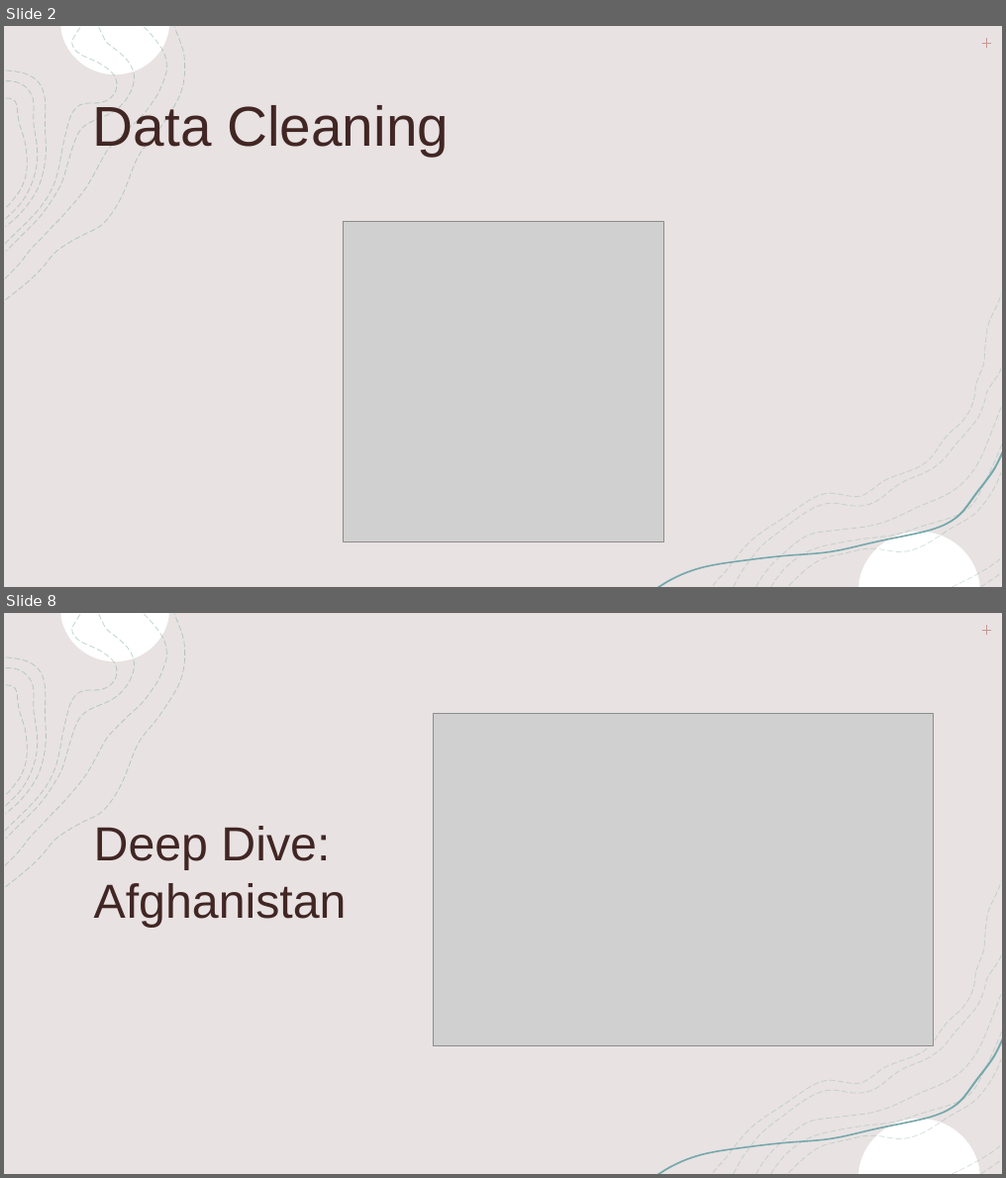
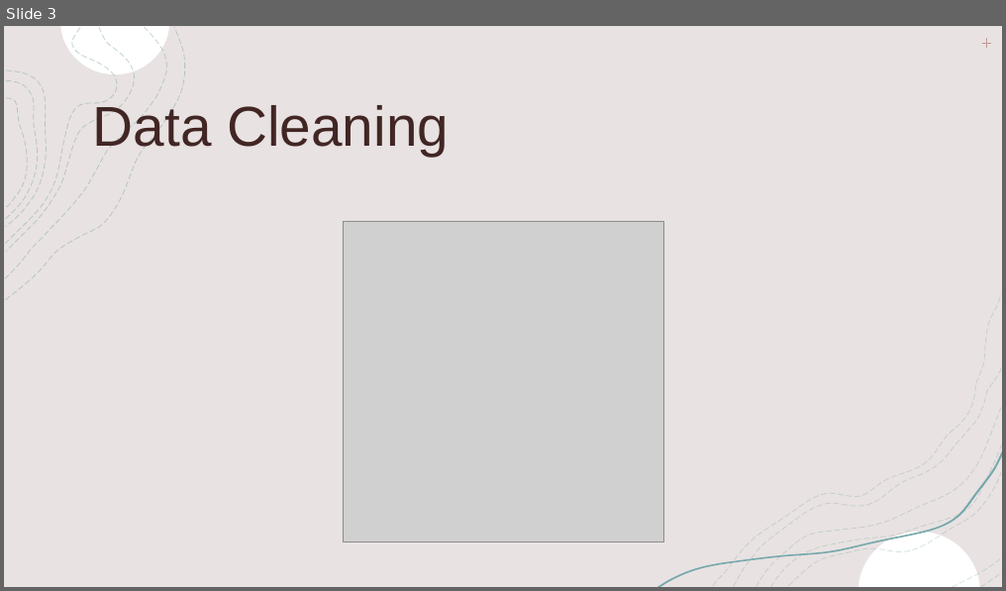
Before and after one commit to jaryan77/TeamTitans_Project_1, a slide deck: Life Expectancy Presentation.pptx. Shown one above the other, each under a label of ours: slides 2 and 8 before the commit, slide 3 after it; the slides between them are not shown. The pictures are 1006x1178 and 1006x591 pixels, drawn with LibreOffice and Linux fonts; fonts in the diff are those of the drawing; grey boxes stand for pictures. Boxes give left, top, right and bottom in pixels: in the first picture for what was removed or moved away, otherwise in the second. Text is boxed around its words. In the diff, an @@ line names an element or a change of style, - is before the commit and + after.

```diff
--- a/Life Expectancy Presentation.pptx
+++ b/Life Expectancy Presentation.pptx
@@ slide 8 removed at [4, 613, 1002, 1174], background #FFFFFF; not listed: 8 template elements that a slide beside it also shows @@
@@ rectangle removed at [4, 613, 1002, 1174] @@
@@ rectangle removed at [4, 613, 1002, 1174] @@
@@ freeform shape removed at [5, 615, 166, 866] @@
@@ freeform shape removed at [5, 615, 117, 831] @@
@@ line removed from (982, 630) to (991, 630) @@
@@ line removed from (987, 625) to (987, 635) @@
@@ freeform shape removed at [5, 668, 37, 807] @@
@@ group removed at [5, 613, 185, 887]: 8 freeform shapes @@
@@ picture removed at [433, 713, 933, 1047] @@
@@ title removed at [94, 826, 347, 928] @@
-Deep Dive: Afghanistan
@@ group removed at [730, 956, 998, 1174]: 5 freeform shapes @@
@@ freeform shape removed at [656, 1039, 1002, 1174] @@
@@ group removed at [657, 881, 1002, 1174]: 9 freeform shapes @@
@@ freeform shape removed at [859, 1118, 980, 1173] @@
@@ what was slide 2 is now slide 3 @@
```
Also in this commit, not shown: 5 slides changed, 4 slides added, 3 other slides removed, 14 other files.
